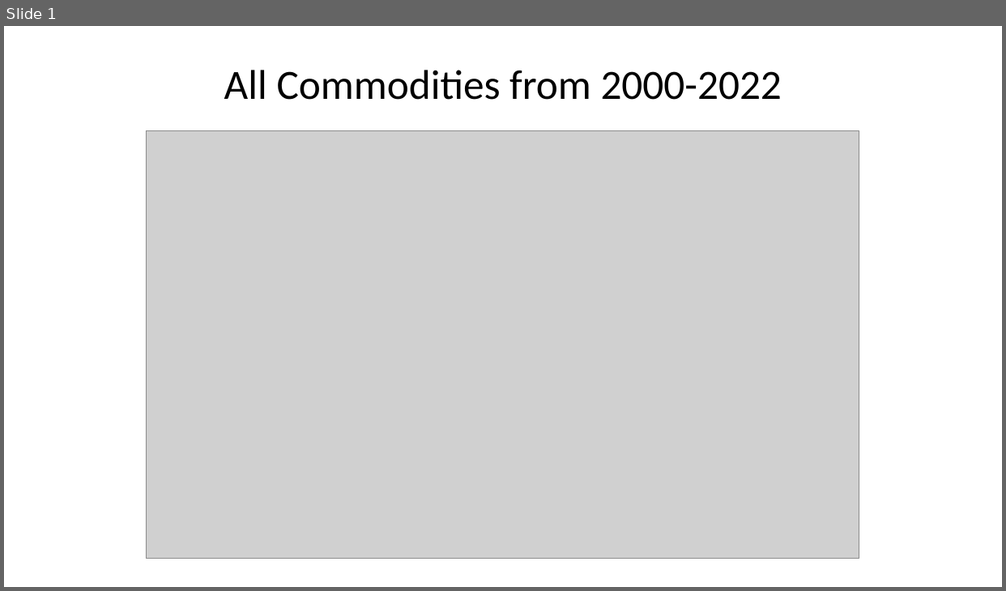
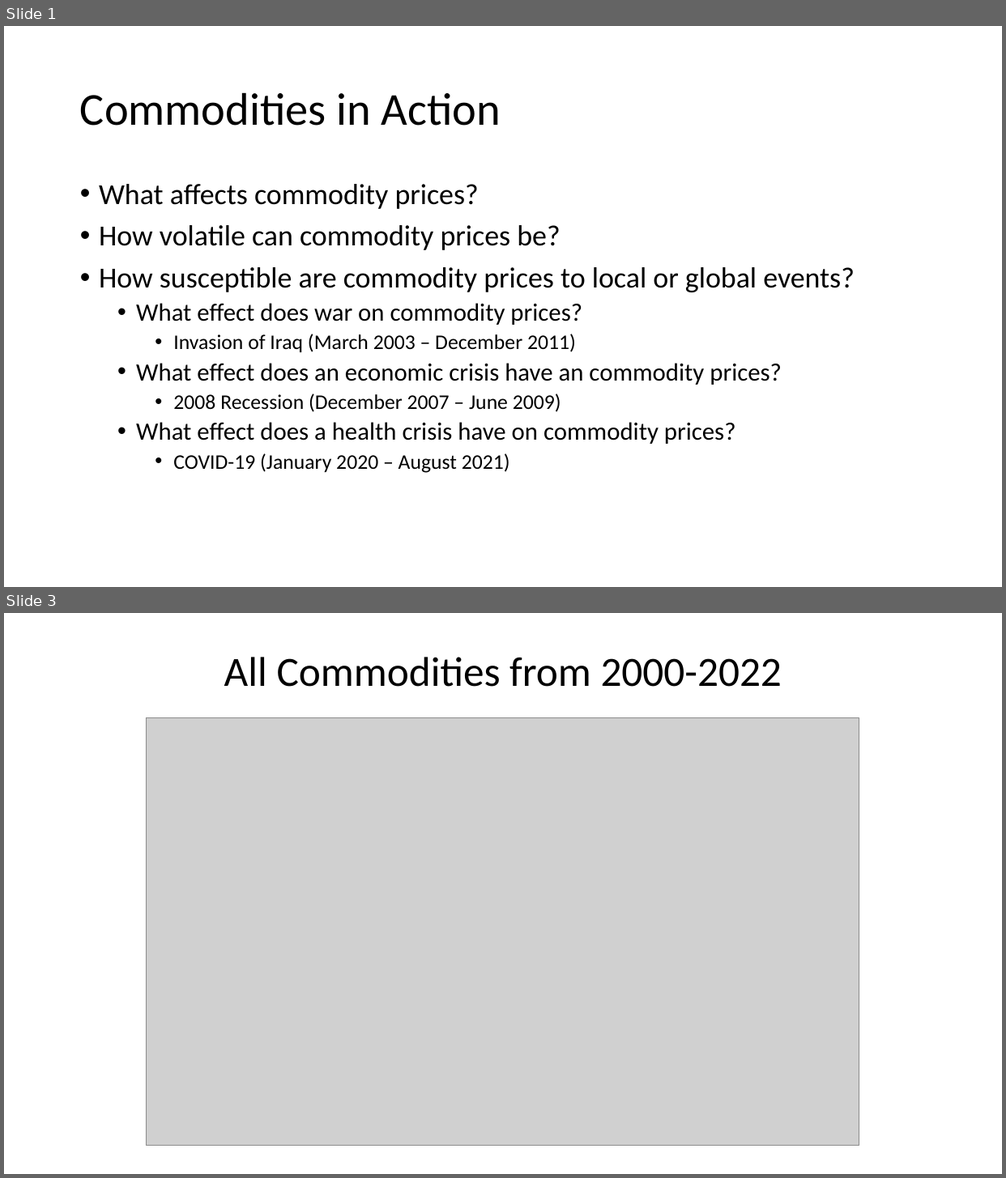
Before and after one commit to dylanmcgullam/Group-Project-1, a slide deck: outputs/energy_and_softs.pptx. Shown one above the other, each under a label of ours: slide 1 before the commit, slides 1 and 3 after it; the slides between them are not shown. The pictures are 1006x591 and 1006x1178 pixels, drawn with LibreOffice and Linux fonts; fonts in the diff are those of the drawing; grey boxes stand for pictures. Boxes give left, top, right and bottom in pixels: in the first picture for what was removed or moved away, otherwise in the second. Text is boxed around its words. In the diff, an @@ line names an element or a change of style, - is before the commit and + after.

Commit message:
final ppt

```diff
--- a/outputs/energy_and_softs.pptx
+++ b/outputs/energy_and_softs.pptx
@@ slide 1 added at [4,26,1002,587], background #FFFFFF @@
@@ title added at [80,92,501,126], 44 pt, text #000000 @@
+Commodities in Action
@@ text added at [99,184,854,473], 24 pt, text #000000 @@
+• What affects commodity prices?
+• How volatile can commodity prices be?
+• How susceptible are commodity prices to local or global events?
+  • What effect does war on commodity prices?
+    • Invasion of Iraq (March 2003 – December 2011)
+  • What effect does an economic crisis have an commodity prices?
+    • 2008 Recession (December 2007 – June 2009)
+  • What effect does a health crisis have on commodity prices?
+    • COVID-19 (January 2020 – August 2021)
@@ what was slide 1 is now slide 3 @@
```
Also in this commit, not shown: 1 other slide added, 2 other files.
